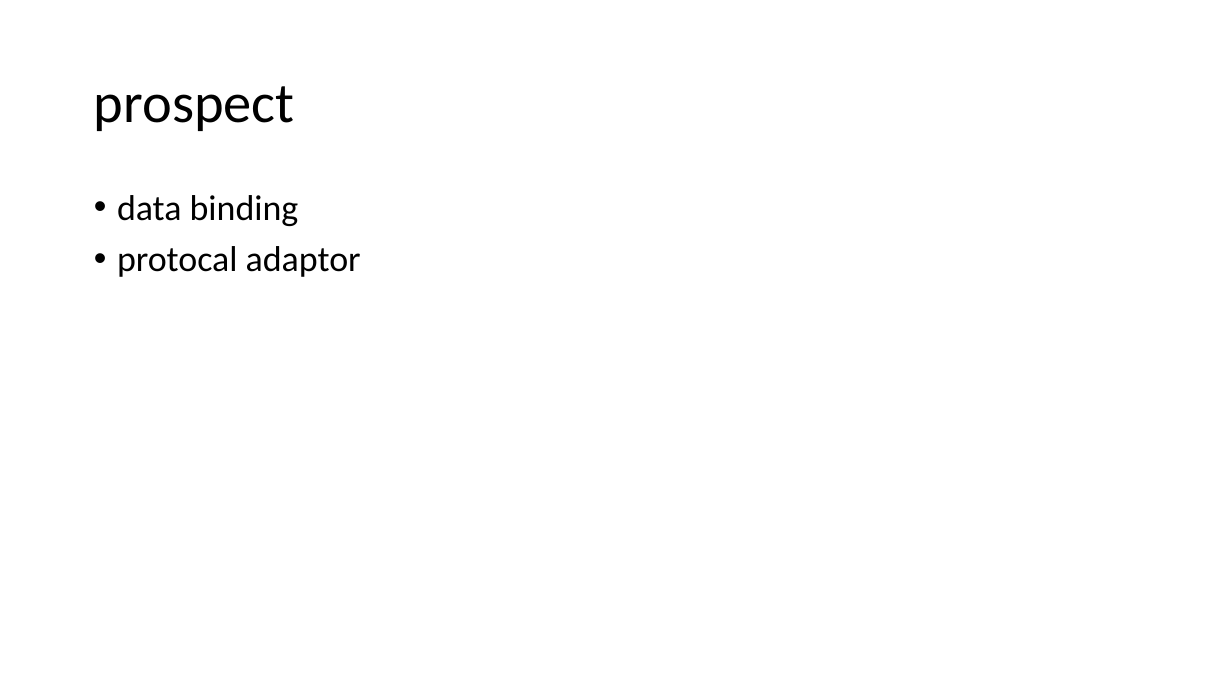
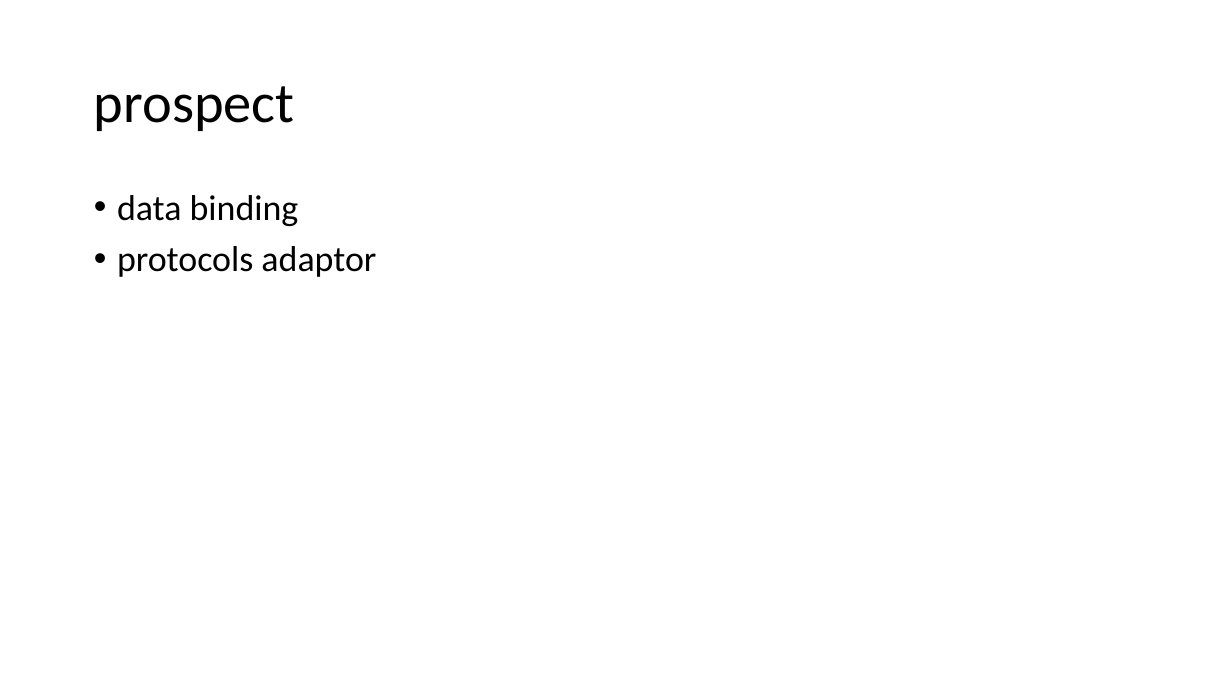
Before and after one commit to qicosmos/cppcon2017, a slide deck: slide 59 of cppcon2017.pptx (slide 49 before the commit). Drawn at 1232x693 pixels with LibreOffice and Linux fonts; fonts in the diff are those of the drawing. Boxes give left, top, right and bottom in pixels: in the first picture for what was removed or moved away, otherwise in the second. Text is boxed around its words. In the diff, an @@ line names an element or a change of style, - is before the commit and + after.

Commit message:
add

```diff
--- a/cppcon2017.pptx
+++ b/cppcon2017.pptx
@@ text at box(117, 246, 376, 277): text changed @@
-• protocal adaptor
+• protocols adaptor
```
Also in this commit, not shown: 10 slides added.
